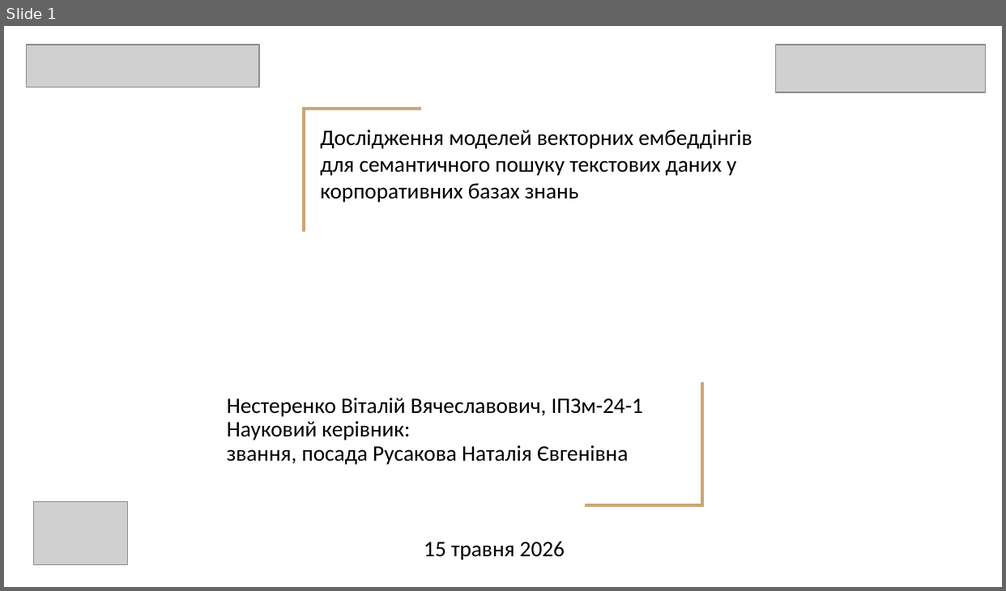
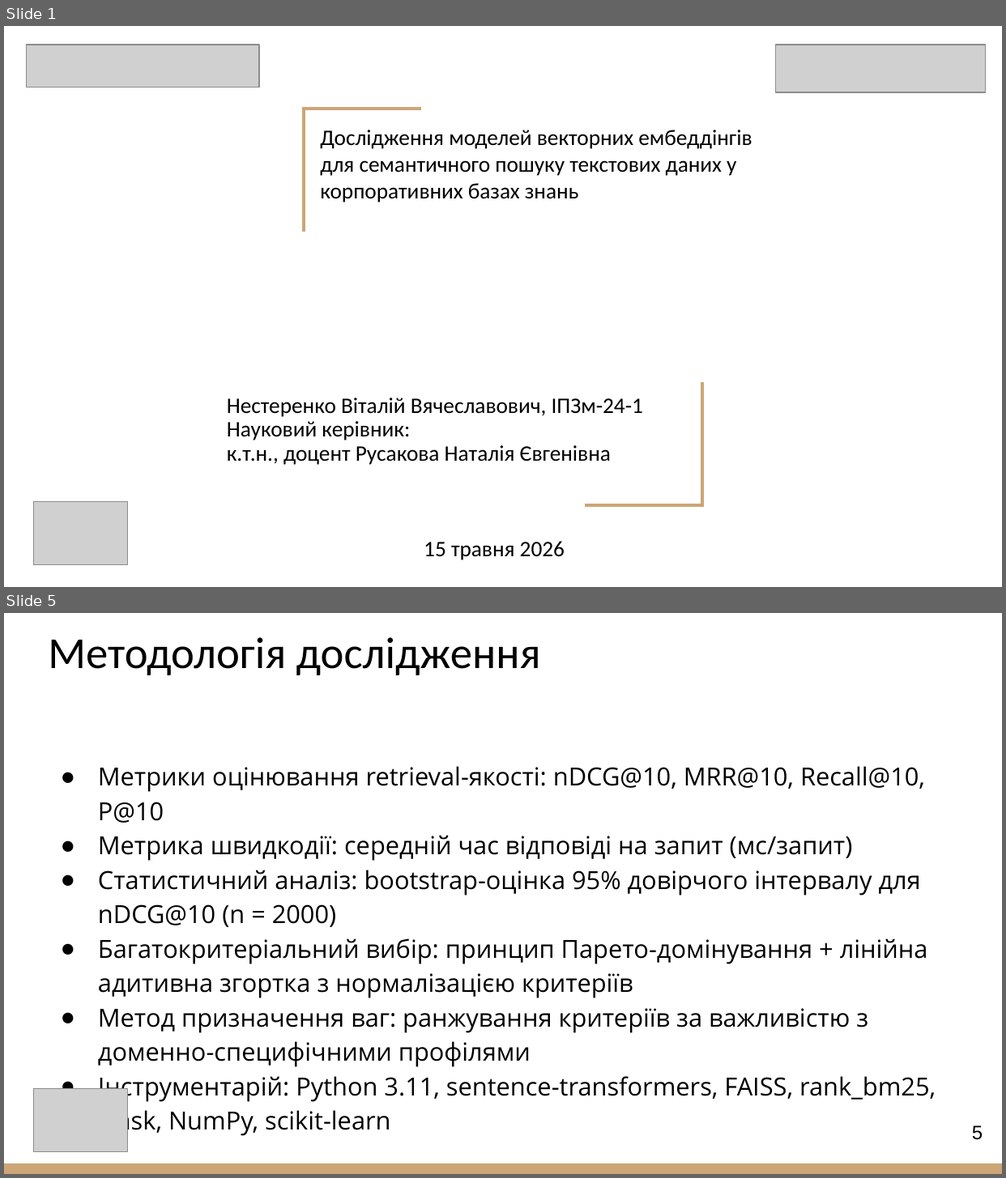
Before and after one commit to vitaliinnest/kb-semantic-search-benchmark, a slide deck: Nesterenko_Presentation.pptx. Shown one above the other, each under a label of ours: slide 1 before the commit, slides 1 and 5 after it; the slides between them are not shown. The pictures are 1006x591 and 1006x1178 pixels, drawn with LibreOffice and Linux fonts; fonts in the diff are those of the drawing; grey boxes stand for pictures. Boxes give left, top, right and bottom in pixels: in the first picture for what was removed or moved away, otherwise in the second. Text is boxed around its words. In the diff, an @@ line names an element or a change of style, - is before the commit and + after.

```diff
--- a/Nesterenko_Presentation.pptx
+++ b/Nesterenko_Presentation.pptx
@@ slide 5 added at [4,613,1002,1174], background #FFFFFF @@
@@ title added at [48,637,541,675], 32 pt, text #000000 @@
+Методологія дослідження
@@ text added at [98,766,936,1102], 18 pt, text #000000 @@
+● Метрики оцінювання retrieval-якості: nDCG@10, MRR@10, Recall@10, P@10
+● Метрика швидкодії: середній час відповіді на запит (мс/запит)
+● Статистичний аналіз: bootstrap-оцінка 95% довірчого інтервалу для nDCG@10 (n = 2000)
+● Багатокритеріальний вибір: принцип Парето-домінування + лінійна адитивна згортка з нормалізацією критеріїв
+● Метод призначення ваг: ранжування критеріїв за важливістю з доменно-специфічними профілями
+● Інструментарій: Python 3.11, sentence-transformers, FAISS, rank_bm25, Flask, NumPy, scikit-learn
@@ picture added at [33,1089,127,1153] @@
@@ page number added at [972,1126,982,1140], 14 pt, text #000000 @@
+5
@@ rectangle added at [4,1164,1002,1174], fill #CCA677 @@
@@ slide 1 changed as well @@
@@ subtitle at [227,446,611,465]: text changed @@
-звання, посада Русакова Наталія Євгенівна
+к.т.н., доцент Русакова Наталія Євгенівна
```
Also in this commit, not shown: 2 other slides changed, 8 other slides added, 9 slides removed, 1 other file.
